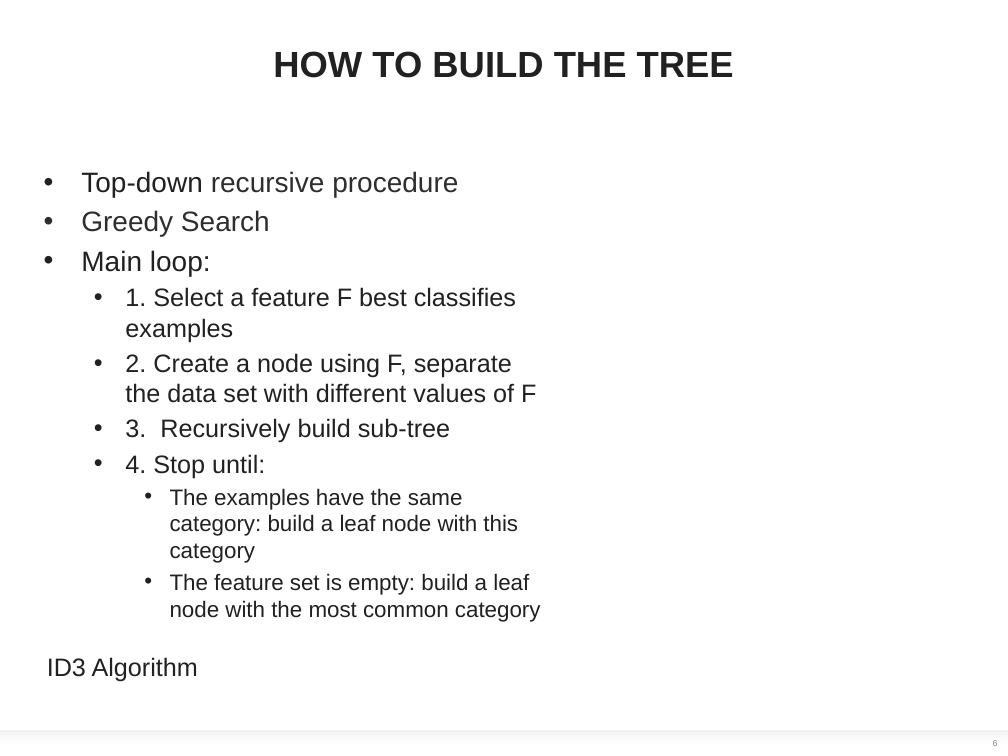
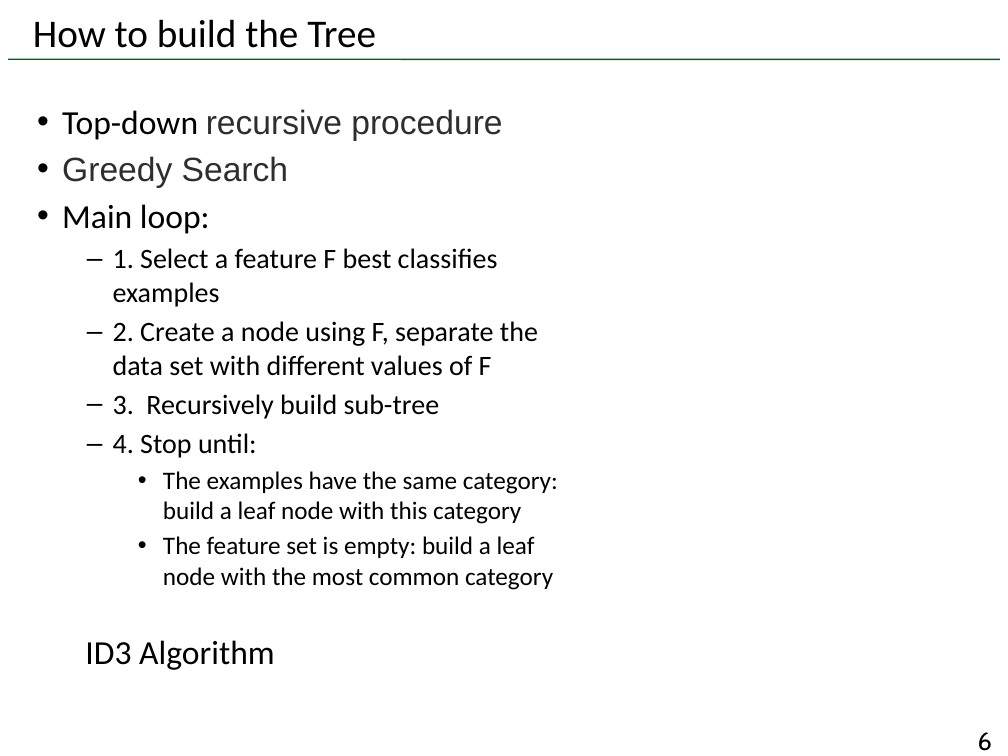
Before and after one commit to benyangyang2/ml_lecture, a slide deck: slide 6 of Lecture 3.pptx. Drawn at 1008x756 pixels with LibreOffice and Linux fonts; fonts in the diff are those of the drawing; background and template pictures are left out. Boxes give left, top, right and bottom in pixels: in the first picture for what was removed or moved away, otherwise in the second. Text is boxed around its words. In the diff, an @@ line names an element or a change of style, - is before the commit and + after.

```diff
--- a/Lecture 3.pptx
+++ b/Lecture 3.pptx
@@ title at <box>33,19,376,48</box>: text changed; size 26 to 28 pt; font Arial to Calibri; text colour #212121 to #000000; bold off @@
-HOW TO BUILD THE TREE
+How to build the Tree
@@ title "How to build the Tree" at <box>33,19,376,48</box>: vertical alignment top to bottom @@
@@ line added from (8, 59) to (1000, 59), #005C2A 1 pt @@
@@ text "Top-down recursive procedure": place and size @@
-text "Top-down recursive procedure" at <box>81,171,541,622</box>
+text "Top-down recursive procedure" at <box>62,109,558,590</box>
@@ text "Top-down recursive procedure" at <box>62,109,558,590</box>: size 20 to 24 pt in "Top-down recursive procedure", "Greedy Search", "Main loop:"; font Arial to Calibri, text colour #212121 to #000000; size 18 to 20 pt in "1. Select a feature F best classifies ...", "2. Create a node using F, separate ...", "3. Recursively build sub-tree", "4. Stop until:"; size 16 to 18 pt in "The examples have the same category: build ...", "The feature set is empty: build a ..."; indent changed; bullet • to – @@
@@ text "ID3 Algorithm": place and size @@
-text "ID3 Algorithm" at <box>47,657,198,682</box>
+text "ID3 Algorithm" at <box>85,640,275,670</box>
@@ text "ID3 Algorithm" at <box>85,640,275,670</box>: size 18 to 24 pt, font Arial to Calibri, text colour #212121 to #000000 @@
@@ rectangle removed at <box>0,731,1008,756</box> @@
@@ page number: place and size @@
-page number at <box>993,740,998,746</box>
+page number at <box>978,732,992,751</box>
@@ page number at <box>978,732,992,751</box>: size 6 to 18 pt, font Arial to Cabin, text colour #808080 to #000000; alignment centre to right; more space between paragraphs @@
```
Also in this commit, not shown: 8 other slides changed, 27 slides added, 1 slide removed, 2 other files.
